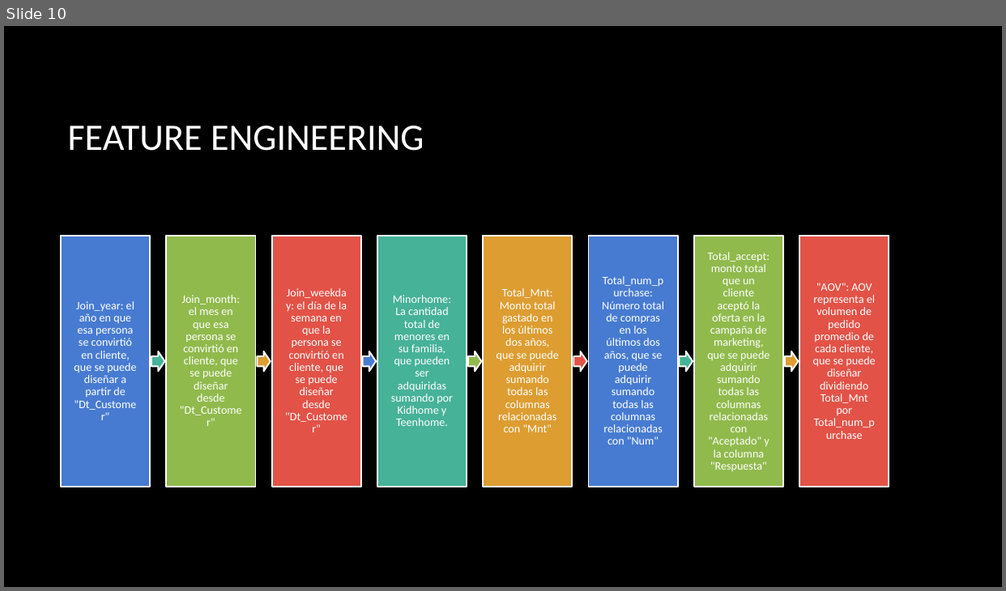
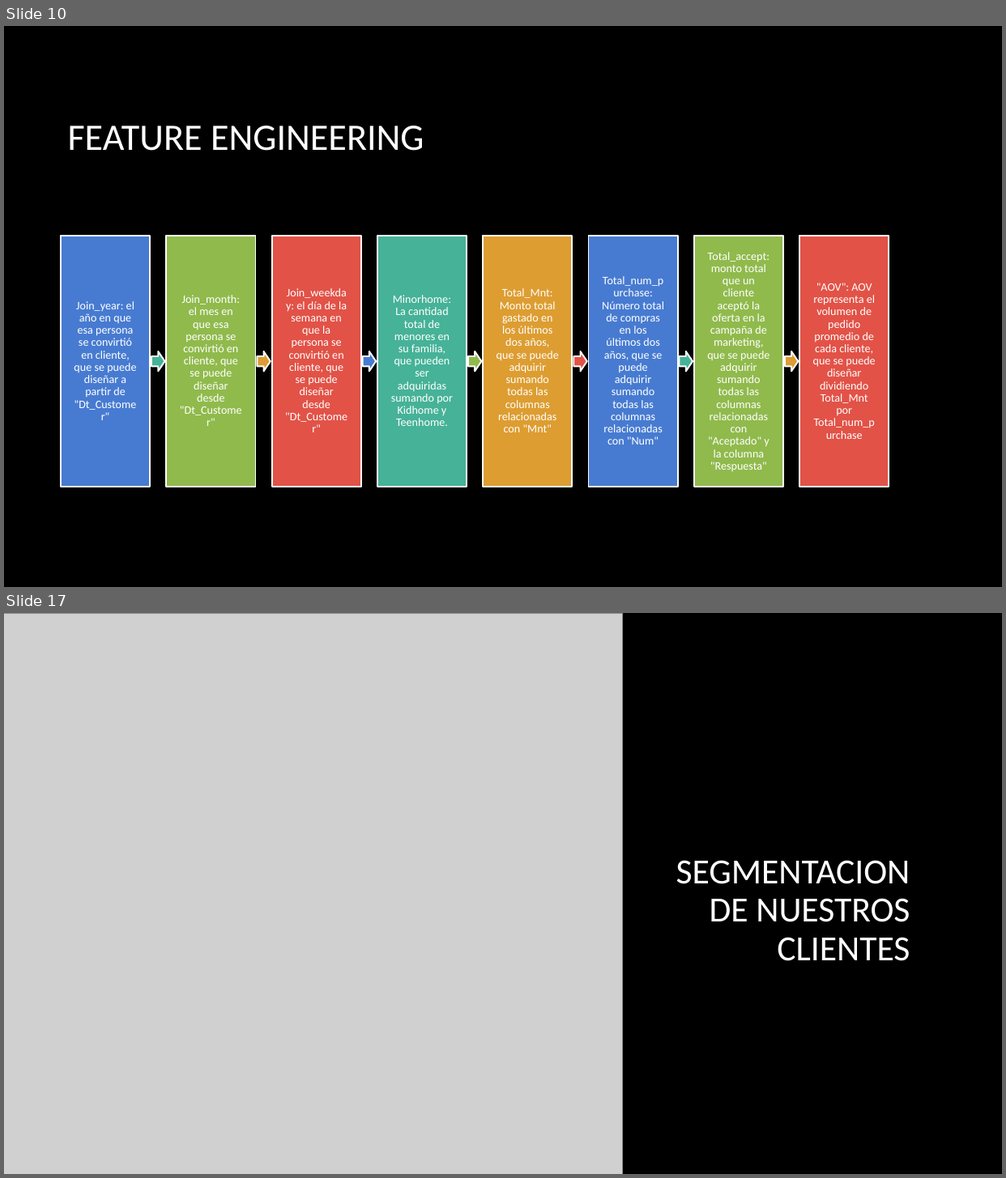
Before and after one commit to lumivalsa/ML-aplicado-MKT-Analytics, a slide deck: Presentación_mkt.pptx. Shown one above the other, each under a label of ours: slide 10 before the commit, slides 10 and 17 after it; the slides between them are not shown. The pictures are 1006x591 and 1006x1178 pixels, drawn with LibreOffice and Linux fonts; fonts in the diff are those of the drawing; grey boxes stand for pictures; background and template pictures are left out. Boxes give left, top, right and bottom in pixels: in the first picture for what was removed or moved away, otherwise in the second. Text is boxed around its words. In the diff, an @@ line names an element or a change of style, - is before the commit and + after.

```diff
--- a/Presentación_mkt.pptx
+++ b/Presentación_mkt.pptx
@@ slide 17 added at (x1=4, y1=613, x2=1002, y2=1174), background picture (left out) @@
@@ picture added at (x1=4, y1=613, x2=622, y2=1174) @@
@@ title added at (x1=676, y1=860, x2=910, y2=961), 34 pt, text #FFFFFF @@
+SEGMENTACION DE NUESTROS CLIENTES
```
Also in this commit, not shown: 6 other slides added, 1 slide removed, 2 other files.
